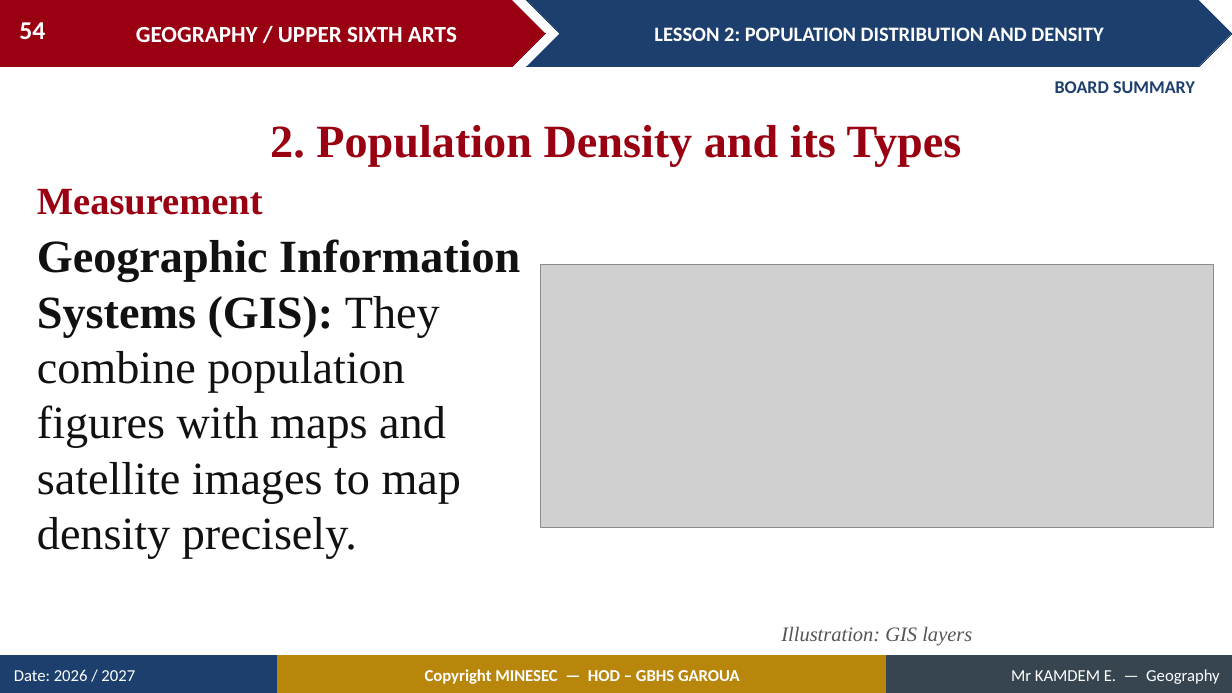
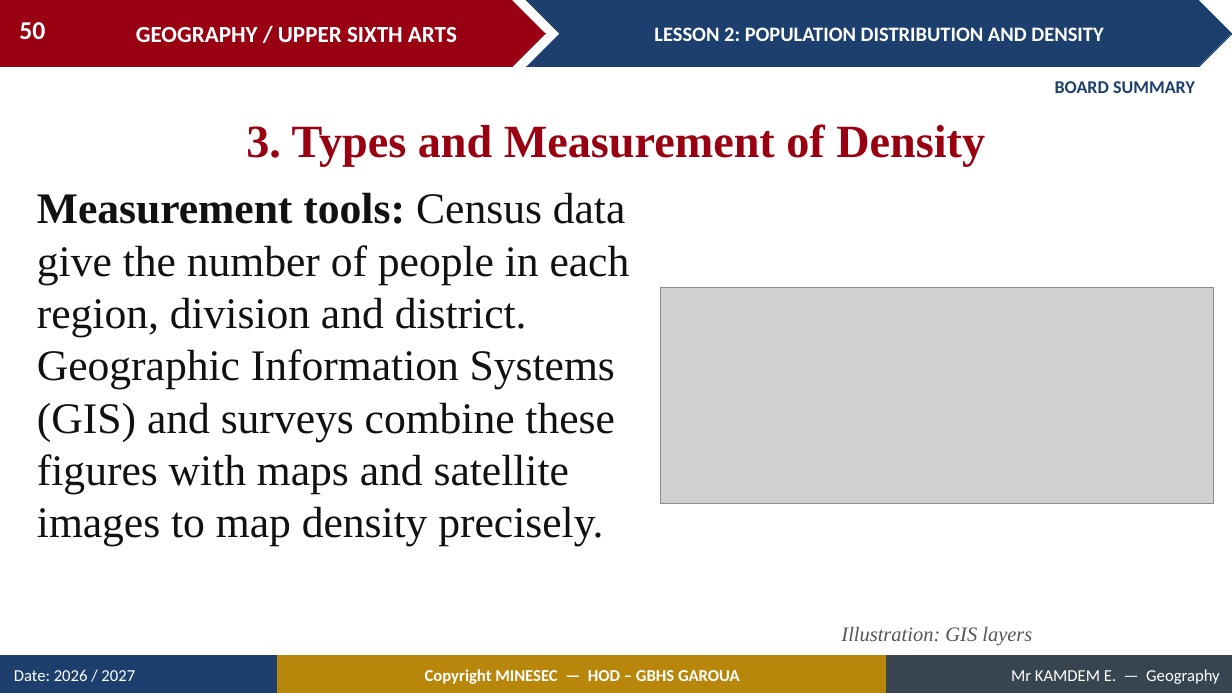
Before and after one commit to Berthautk/linea-github, a slide deck: slide 50 of lecons/USA/Population Geography/02_USA_POP_L02_Population_Distribution_and_Density.pptx (slide 54 before the commit). Drawn at 1232x693 pixels with LibreOffice and Linux fonts; fonts in the diff are those of the drawing; grey boxes stand for pictures. Boxes give left, top, right and bottom in pixels: in the first picture for what was removed or moved away, otherwise in the second. Text is boxed around its words. In the diff, an @@ line names an element or a change of style, - is before the commit and + after.

```diff
--- a/lecons/USA/Population Geography/02_USA_POP_L02_Population_Distribution_and_Density.pptx
+++ b/lecons/USA/Population Geography/02_USA_POP_L02_Population_Distribution_and_Density.pptx
@@ page number at <box>19,22,45,39</box>: text changed @@
-54
+50
@@ text at <box>246,124,985,166</box>: text changed @@
-2. Population Density and its Types
+3. Types and Measurement of Density
@@ text at <box>37,192,630,546</box>: text changed; size 36 to 34 pt @@
-Geographic Information Systems (GIS): They combine population figures with maps and satellite images to map density precisely.
+Measurement tools: Census data give the number of people in each region, division and district. Geographic Information Systems (GIS) and surveys combine these figures with maps and satellite images to map density precisely.
@@ text removed at <box>37,188,263,215</box> @@
-Measurement
@@ picture: place and size @@
-picture at <box>541,264,1214,527</box>
+picture at <box>661,288,1214,505</box>
@@ text "Illustration: GIS layers": place and size @@
-text "Illustration: GIS layers" at <box>781,626,972,646</box>
+text "Illustration: GIS layers" at <box>841,626,1032,646</box>
```
Also in this commit, not shown: 13 other slides changed, 3 slides added, 7 slides removed, 25 other files.
